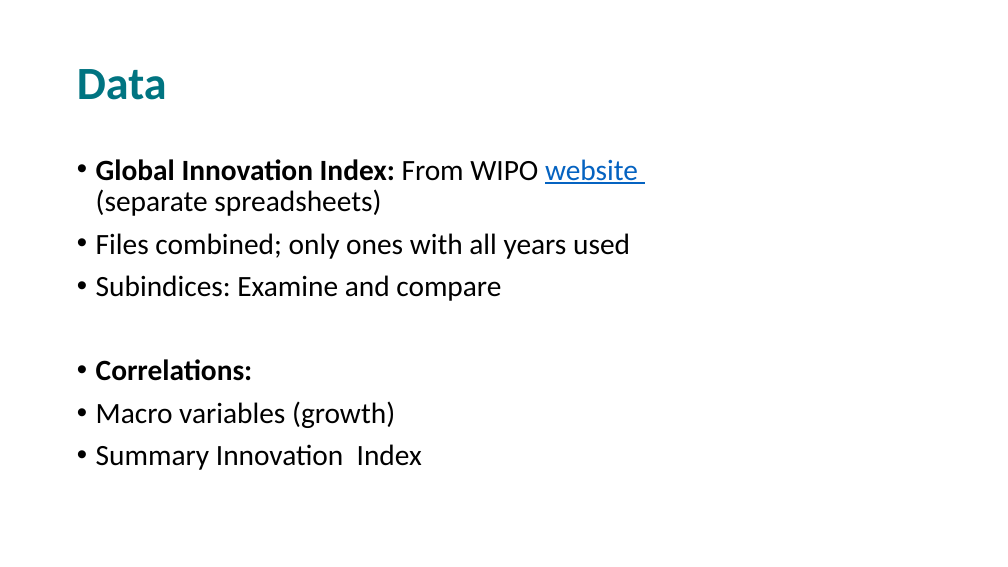
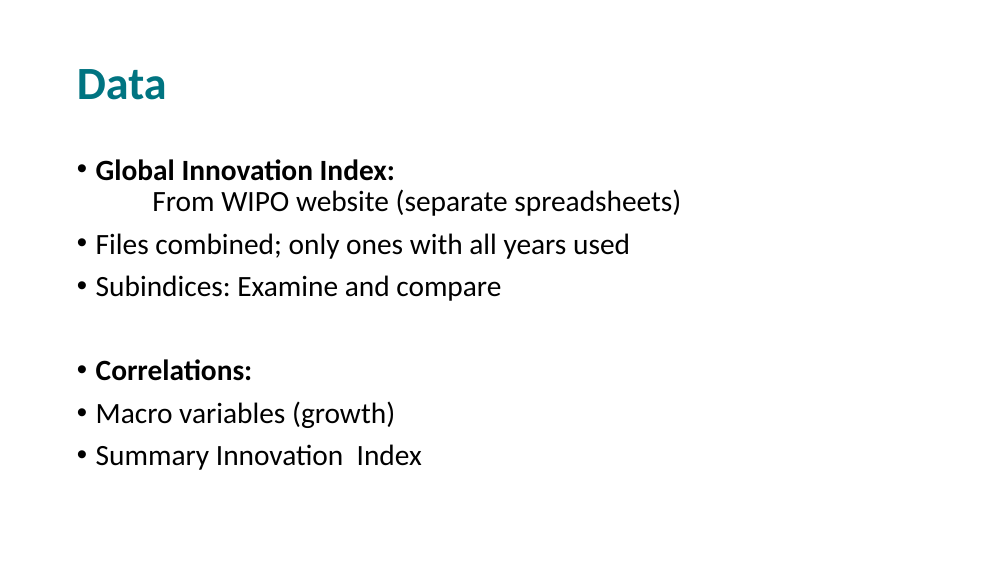
Before and after one commit to hegerty/Collaborations, a slide deck: slide 4 of WERI_Presentation_2025_Hegerty.pptx. Drawn at 1008x567 pixels with LibreOffice and Linux fonts; fonts in the diff are those of the drawing. Boxes give left, top, right and bottom in pixels: in the first picture for what was removed or moved away, otherwise in the second. Text is boxed around its words. In the diff, an @@ line names an element or a change of style, - is before the commit and + after.

```diff
--- a/WERI_Presentation_2025_Hegerty.pptx
+++ b/WERI_Presentation_2025_Hegerty.pptx
@@ text "Global Innovation Index: From WIPO ..." at <box>96,159,681,470</box>: text colour #0563C1 to #000000, underline off in "website"; more space between paragraphs @@
```
Also in this commit, not shown: 17 other slides changed, 2 slides added, 2 slides removed.
